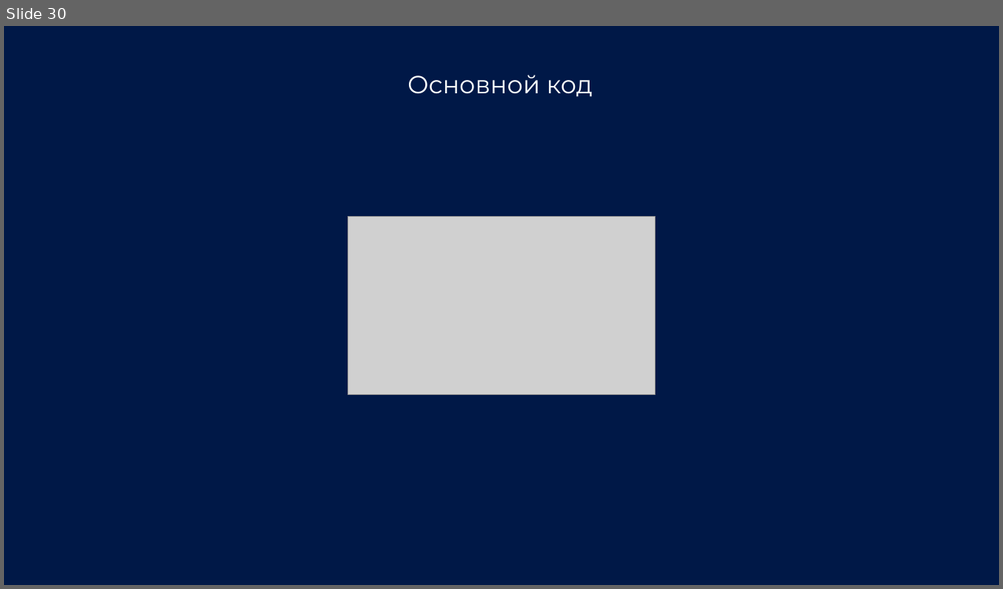
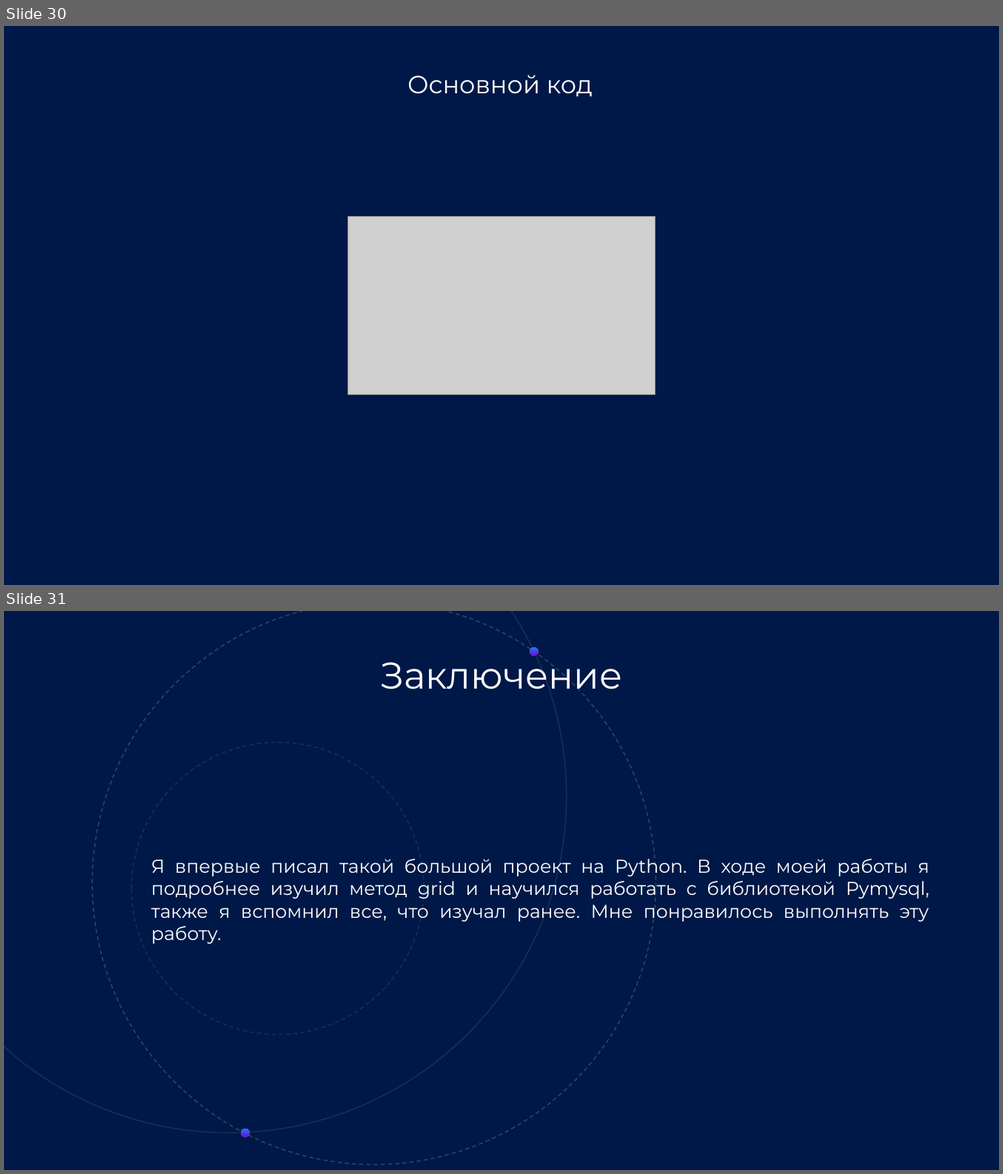
Before and after one commit to pvk04/Python-project, a slide deck: Презентация проект Python.pptx. Shown one above the other, each under a label of ours: slide 30 before the commit, slides 30 and 31 after it. The pictures are 1003x589 and 1003x1174 pixels, drawn with LibreOffice and Linux fonts; fonts in the diff are those of the drawing; grey boxes stand for pictures. Boxes give left, top, right and bottom in pixels: in the first picture for what was removed or moved away, otherwise in the second. Text is boxed around its words. In the diff, an @@ line names an element or a change of style, - is before the commit and + after.

```diff
--- a/Презентация проект Python.pptx
+++ b/Презентация проект Python.pptx
@@ slide 31 added at bbox=[4, 611, 999, 1170], background #001847 @@
@@ freeform shape added at bbox=[4, 611, 566, 1133], outline #FEFFFE 1 pt @@
@@ ellipse added at bbox=[92, 611, 655, 1165], outline #FEFFFE 1 pt dashed @@
@@ text added at bbox=[380, 653, 622, 696], 36 pt, text #FEFFFE @@
+Заключение
@@ ellipse added at bbox=[529, 647, 538, 657], fill gradient #2574FB to #6A11CA @@
@@ ellipse added at bbox=[131, 742, 424, 1035], outline #FEFFFE 1 pt dashed @@
@@ text added at bbox=[151, 855, 929, 944], 18 pt, text #FEFFFE @@
+Я впервые писал такой большой проект на Python. В ходе моей работы я подробнее изучил метод grid и научился работать с библиотекой Pymysql, также я вспомнил все, что изучал ранее. Мне понравилось выполнять эту работу.
@@ ellipse added at bbox=[241, 1129, 250, 1138], fill gradient #2574FB to #6A11CA @@
```
Also in this commit, not shown: 2 slides changed.
